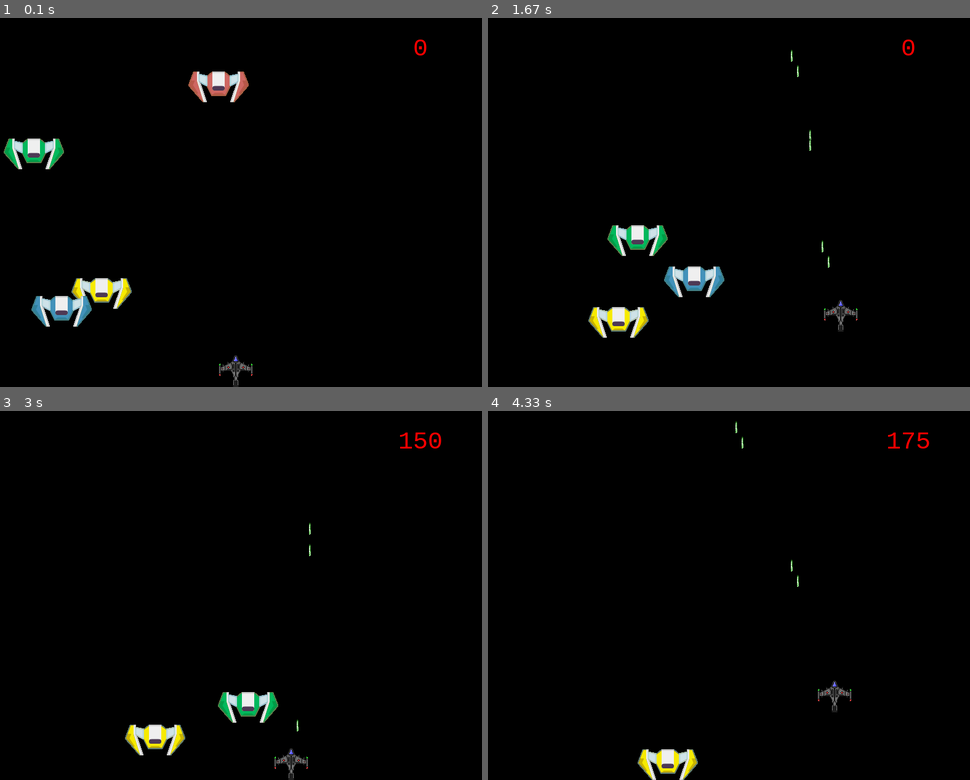
Above: before the commit, frames 1-4 (two rows, left to right).
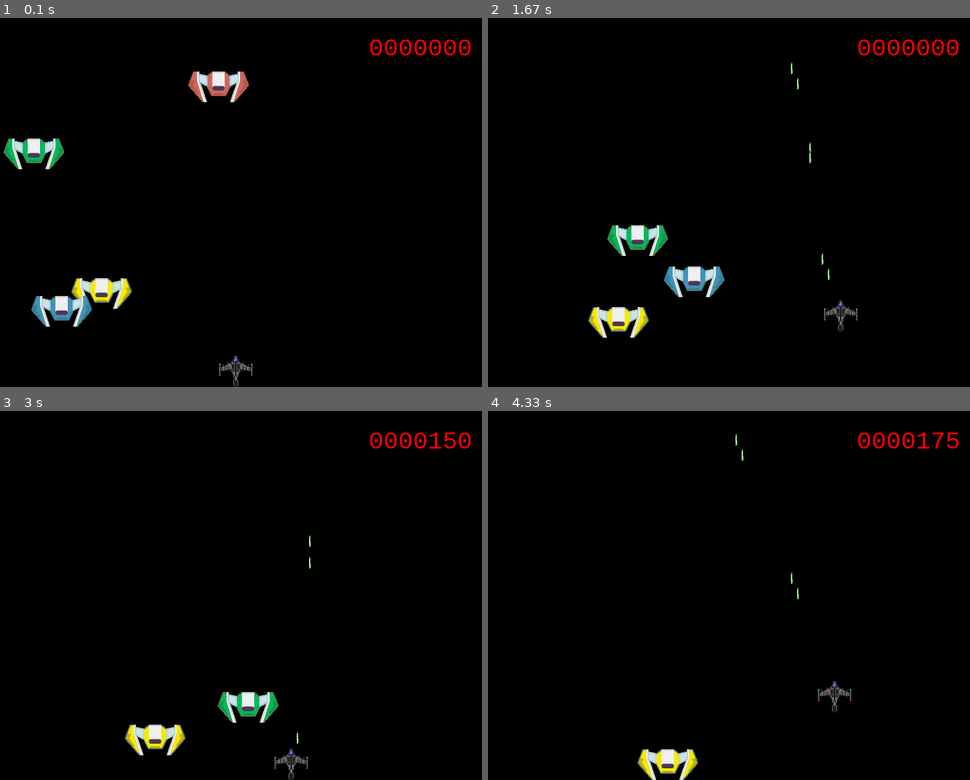
Above: after the commit, the same moments.

Repository: ValorianiO/Pygame-Curso
Game: pygame game, started from Juego2.py
Same seed, same stepped clock (60 frames per second), same inputs: the game is played once before the commit and once after it.
Inputs:
- Up to frame 1 (0.1 s): no input
- Up to frame 2 (1.67 s): tap Space at 0.33, 0.73, 1.03, 1.23, 1.57 s; hold D 0.67-1.13 s; hold W 1.17-1.47 s; hold D from 1.5 s (still down)
- Up to frame 3 (3 s): tap Space at 1.87, 2.07, 2.37, 2.63, 2.97 s; release D at 1.97 s; hold A 2-2.53 s; hold S 2.57-2.87 s; hold A from 2.9 s (still down)
- Up to frame 4 (4.33 s): tap Space at 3.27, 3.4, 3.8, 4.1 s; release A at 3.3 s; hold W 3.33-3.7 s; hold D from 3.73 s (still down)

The runs differ from the first frame. In frame 1, 0.4% of the frame differs, in the area x 76-98%, y 5-11%; in frame 2, 0.5%; in frame 3, 0.5%; in frame 4, 0.5%, in the area x 51-98%, y 2-51%.

Commit message:
sistema de sonido y sonidos random

Diff:
--- a/Juego2.py
+++ b/Juego2.py
@@ -22,6 +22,18 @@
 arial  = pygame.font.match_font('arial')
 courier = pygame.font.match_font('courier')
 
+pygame.mixer.init()
+pygame.mixer.Sound('sonido/laser.wav')
+laser = pygame.mixer.Sound('sonido/laser.wav')
+
+explosiones_random =[pygame.mixer.Sound('sonido/explosion1.wav'),
+                                     pygame.mixer.Sound('sonido/explosion2.wav'),
+                                     pygame.mixer.Sound('sonido/explosion3.wav'),
+                                     pygame.mixer.Sound('sonido/explosion4.wav')]
+
+ambiente = pygame.mixer.Sound('sonido/space_ambient.ogg')
+
+ambiente.play()
 
 class Jugador(pygame.sprite.Sprite):
   def __init__(self):
@@ -69,8 +81,9 @@
       self.rect.top = 0
 
   def disparo(self):
-    bala = Disparos(self.rect.centerx, self.rect.top)
+    bala = Disparos(self.rect.centerx, self.rect.top +20)
     balas.add(bala)
+    laser.play()
   '''def disparo2(self):
     bala = Disparos(self.rect.centerx + 23, self.rect.top + 30)
     balas.add(bala)
@@ -282,15 +295,19 @@
 
   if colision_disparos_amarillos:
     puntuacion += 10
+    explosiones_random[random.randrange(0,3)].play()
 
   if colision_disparos_verdes:
     puntuacion += 25
+    explosiones_random[random.randrange(0,3)].play()
 
   if colision_disparos_azules:
     puntuacion += 50
+    explosiones_random[random.randrange(0,3)].play()
 
   if colision_disparos_rojos:
     puntuacion += 100
+    explosiones_random[random.randrange(0,3)].play()
 
   if not enemigos_amarillos and not enemigos_verdes and not enemigos_azules and not enemigos_rojos:
     enemigo1 = EnemigosAmarillos()
@@ -314,7 +331,7 @@
   enemigos_rojos.draw(pantalla)
   balas.draw(pantalla)
   meteoritos.draw(pantalla)
-  muestra_texto(pantalla, consolas, str(puntuacion), rojo, 40,700, 50)
+  muestra_texto(pantalla, consolas, str(puntuacion).zfill(7), rojo, 40,700, 50)
   pygame.display.flip()
 
 
Not shown, added: sonido/explosion1.wav
Not shown, added: sonido/explosion2.wav
Not shown, added: sonido/explosion3.wav
Not shown, added: sonido/explosion4.wav
Not shown, added: sonido/laser.wav
Not shown, added: sonido/space_ambient.ogg
